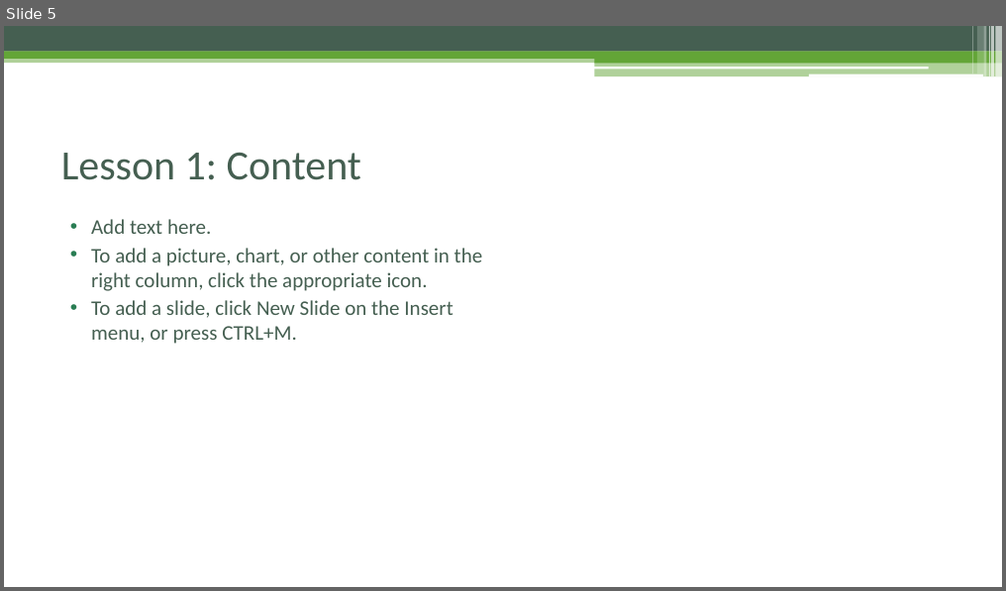
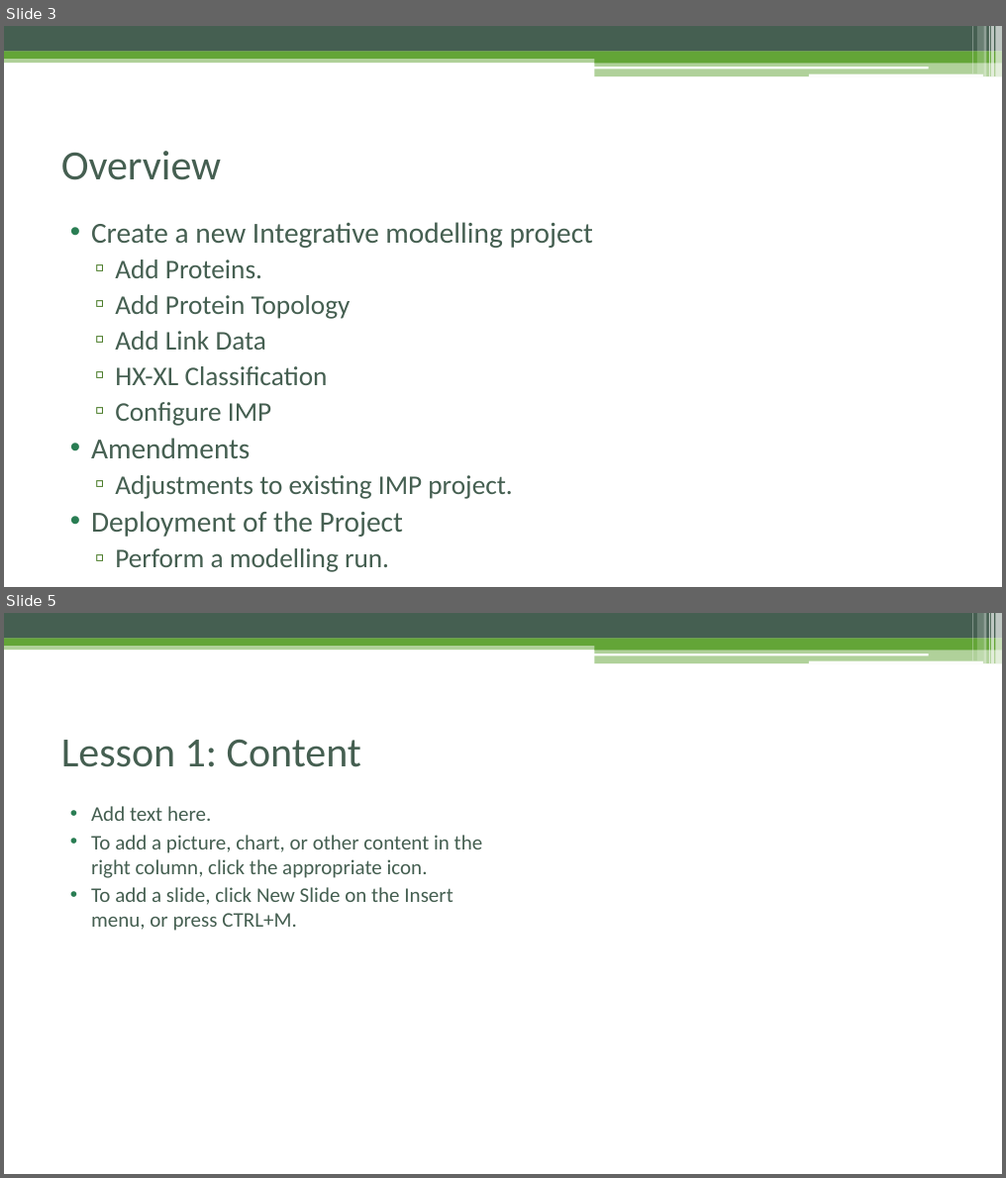
Before and after one commit to pellst/imp_msstudio_init, a slide deck: IMProv_project_prep.pptx. Shown one above the other, each under a label of ours: slide 5 before the commit, slides 3 and 5 after it; the slides between them are not shown. The pictures are 1006x591 and 1006x1178 pixels, drawn with LibreOffice and Linux fonts; fonts in the diff are those of the drawing. Boxes give left, top, right and bottom in pixels: in the first picture for what was removed or moved away, otherwise in the second. Text is boxed around its words. In the diff, an @@ line names an element or a change of style, - is before the commit and + after.

```diff
--- a/IMProv_project_prep.pptx
+++ b/IMProv_project_prep.pptx
@@ slide 3 added at bbox=[4, 26, 1002, 587], background #FFFFFF; not listed: 13 template elements that a slide beside it also shows @@
@@ title added at bbox=[61, 151, 221, 180], 40 pt, text #455F51 @@
+Overview
@@ text added at bbox=[91, 222, 594, 572], 26 pt, text #455F51 @@
+• Create a new Integrative modelling project
+  ▫ Add Proteins.
+  ▫ Add Protein Topology
+  ▫ Add Link Data
+  ▫ HX-XL Classification
+  ▫ Configure IMP
+• Amendments
+  ▫ Adjustments to existing IMP project.
+• Deployment of the Project
+  ▫ Perform a modelling run.
```
Also in this commit, not shown: 6 slides changed, 2 other slides added, 2 slides removed.
